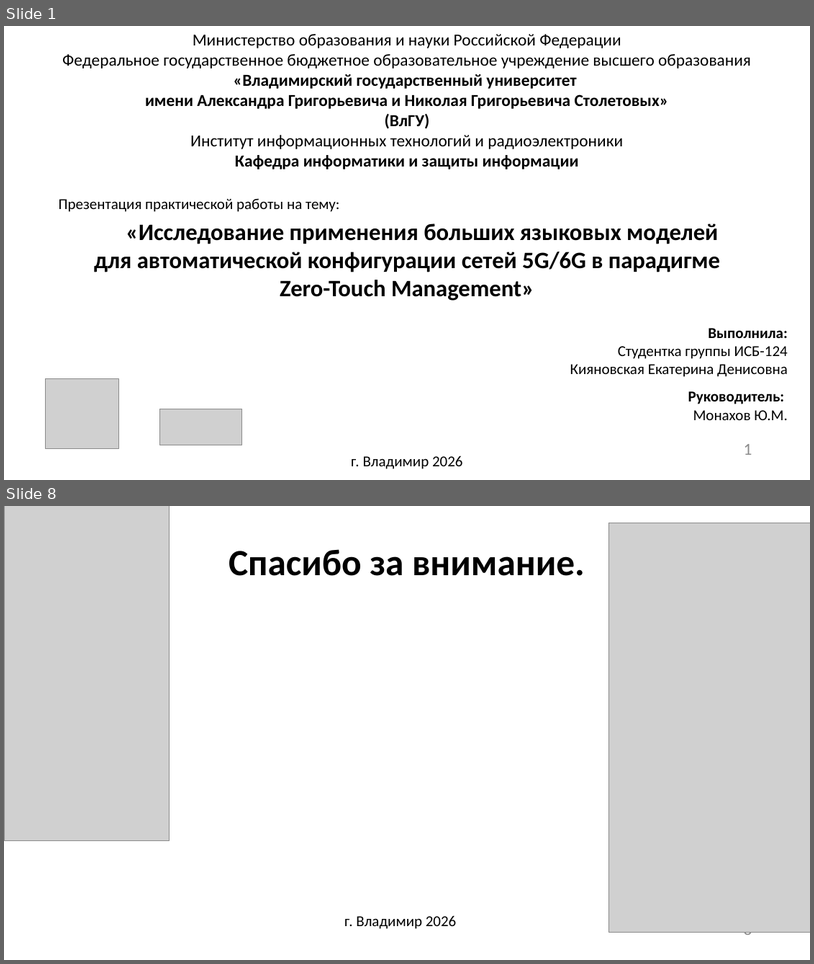
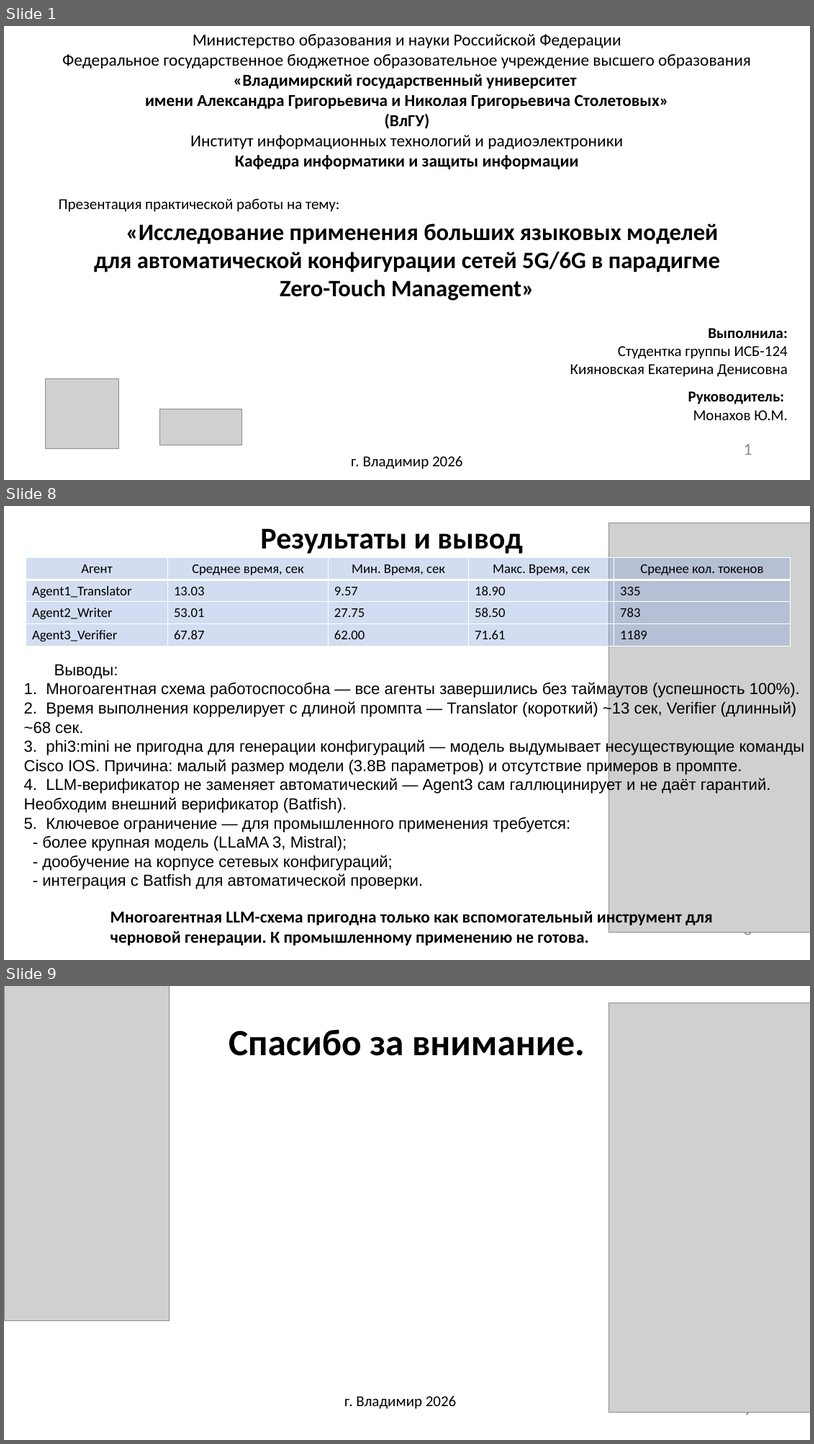
Before and after one commit to Katarsis435/Zero-Touch-Management, a slide deck: презентация.pptx. Shown one above the other, each under a label of ours: slides 1 and 8 before the commit, slides 1, 8 and 9 after it; the slides between them are not shown. The pictures are 814x964 and 814x1444 pixels, drawn with LibreOffice and Linux fonts; fonts in the diff are those of the drawing; grey boxes stand for pictures; background and template pictures are left out. Boxes give left, top, right and bottom in pixels: in the first picture for what was removed or moved away, otherwise in the second. Text is boxed around its words. In the diff, an @@ line names an element or a change of style, - is before the commit and + after.

```diff
--- a/презентация.pptx
+++ b/презентация.pptx
@@ slide 8 added at box(4, 506, 810, 960), background picture (left out) @@
@@ rectangle added at box(99, 515, 686, 559), fill #FFFFFF at 10% opacity, 36 pt, text #000000, bold @@
+Результаты и вывод
@@ picture added at box(609, 523, 810, 932) @@
@@ table added at box(26, 557, 790, 646), 4 rows, 5 columns @@
+Агент | Среднее время, сек | Мин. Время, сек | Макс. Время, сек | Среднее кол. токенов
+Agent1_Translator | 13.03 | 9.57 | 18.90 | 335
+Agent2_Writer | 53.01 | 27.75 | 58.50 | 783
+Agent3_Verifier | 67.87 | 62.00 | 71.61 | 1189
@@ text added at box(24, 664, 805, 889), 19 pt, text #000000 @@
+  Выводы:
+1. Многоагентная схема работоспособна — все агенты завершились без таймаутов (успешность 100%).
+2. Время выполнения коррелирует с длиной промпта — Translator (короткий) ~13 сек, Verifier (длинный) ~68 сек.
+3. phi3:mini не пригодна для генерации конфигураций — модель выдумывает несуществующие команды Cisco IOS. Причина: малый размер модели (3.8B параметров) и отсутствие примеров в промпте.
+4. LLM-верификатор не заменяет автоматический — Agent3 сам галлюцинирует и не даёт гарантий. Необходим внешний верификатор (Batfish).
+5. Ключевое ограничение — для промышленного применения требуется:
+- более крупная модель (LLaMA 3, Mistral);
+- дообучение на корпусе сетевых конфигураций;
+- интеграция с Batfish для автоматической проверки.
@@ text added at box(111, 908, 712, 945), 20 pt, text #000000, bold @@
+Многоагентная LLM-схема пригодна только как вспомогательный инструмент для черновой генерации. К промышленному применению не готова.
@@ page number added at box(744, 932, 753, 939), 20 pt, text #8C8C8C @@
+8
@@ what was slide 8 is now slide 9 @@
@@ page number at box(744, 1412, 753, 1419): text changed @@
-8
+9
```
Also in this commit, not shown: 6 other slides added, 6 slides removed.
